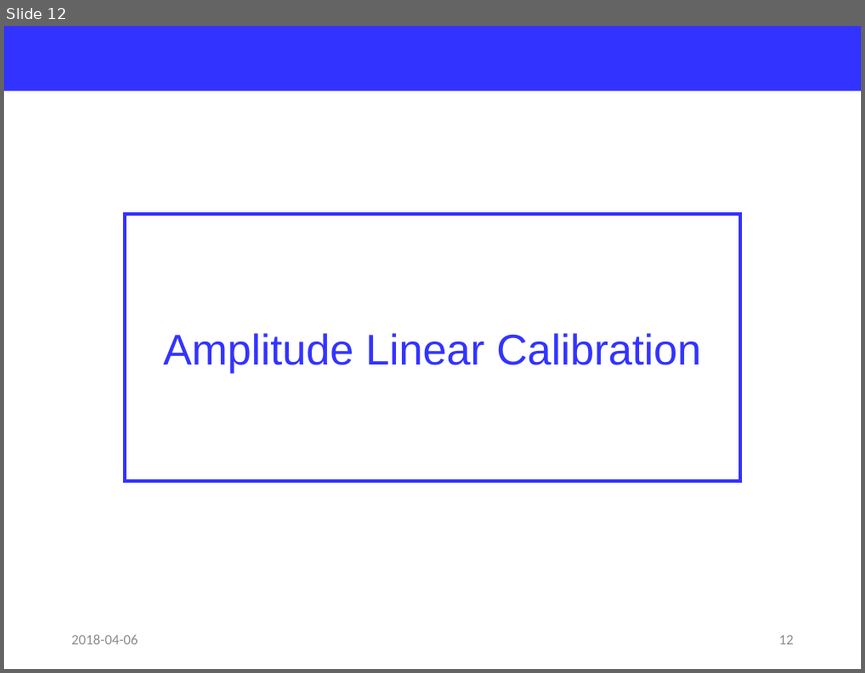
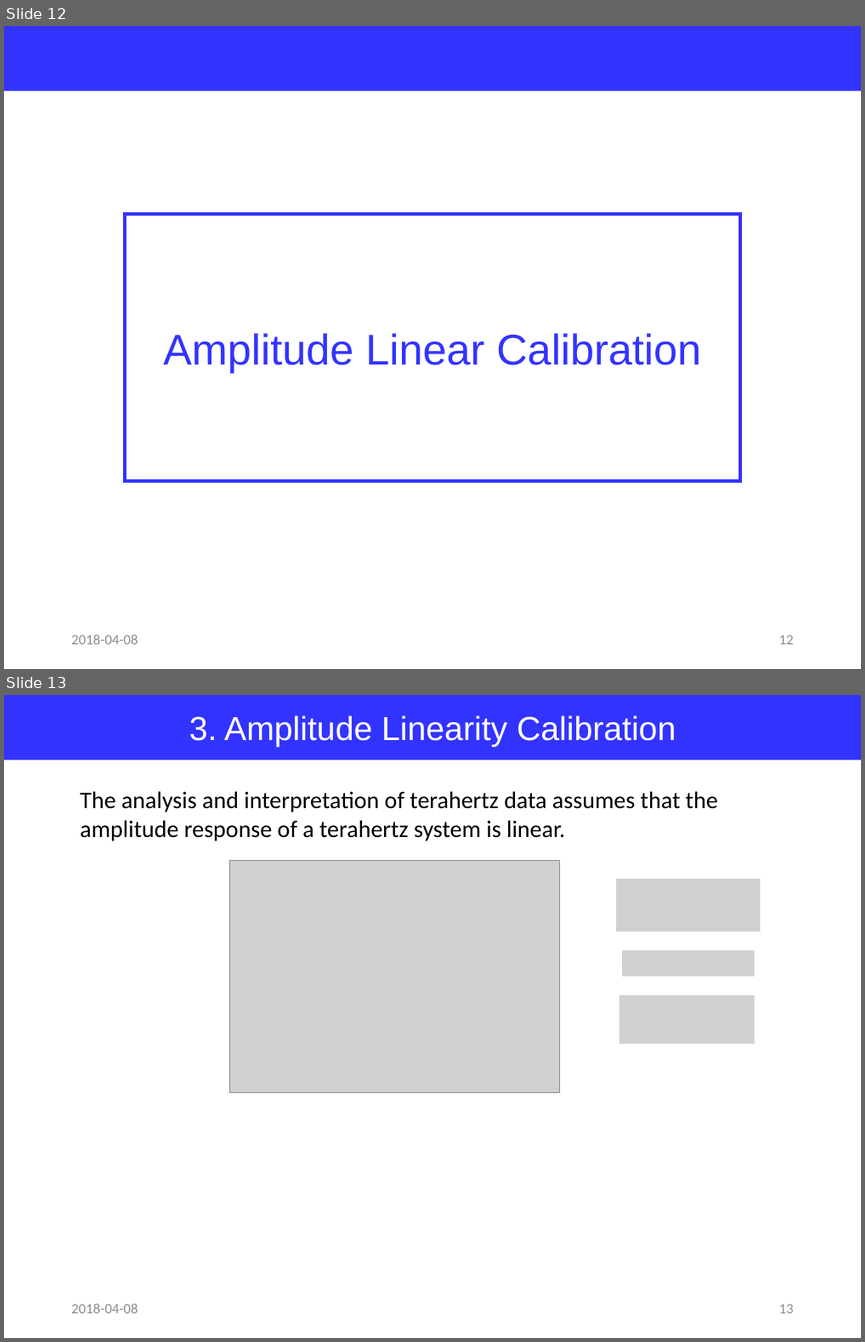
Before and after one commit to jglee96/NBTP_Lab, a slide deck: Terahertz Metrology/Ch6/Terahertz Metrology_Ch6.pptx. Shown one above the other, each under a label of ours: slide 12 before the commit, slides 12 and 13 after it. The pictures are 865x673 and 865x1342 pixels, drawn with LibreOffice and Linux fonts; fonts in the diff are those of the drawing; grey boxes stand for pictures. Boxes give left, top, right and bottom in pixels: in the first picture for what was removed or moved away, otherwise in the second. Text is boxed around its words. In the diff, an @@ line names an element or a change of style, - is before the commit and + after.

```diff
--- a/Terahertz Metrology/Ch6/Terahertz Metrology_Ch6.pptx
+++ b/Terahertz Metrology/Ch6/Terahertz Metrology_Ch6.pptx
@@ slide 13 added at bbox=[4, 695, 861, 1338], background #FFFFFF @@
@@ rectangle added at bbox=[4, 695, 861, 760], fill #3333FF, 28 pt, text #FFFFFF @@
+3. Amplitude Linearity Calibration
@@ text added at bbox=[80, 791, 718, 841], 20 pt, text #000000 @@
+The analysis and interpretation of terahertz data assumes that the amplitude response of a terahertz system is linear.
@@ picture added at bbox=[229, 861, 559, 1093] @@
@@ picture added at bbox=[617, 879, 760, 931] @@
@@ picture added at bbox=[622, 950, 754, 976] @@
@@ picture added at bbox=[619, 995, 755, 1043] @@
@@ text added at bbox=[71, 1303, 137, 1313], 12 pt, text #8C8C8C @@
+2018-04-08
@@ page number added at bbox=[779, 1304, 794, 1313], 12 pt, text #8C8C8C @@
+13
@@ slide 12 changed as well @@
@@ text at bbox=[71, 634, 137, 644]: text changed @@
-2018-04-06
+2018-04-08
```
Also in this commit, not shown: 15 other slides changed, 7 other files.
